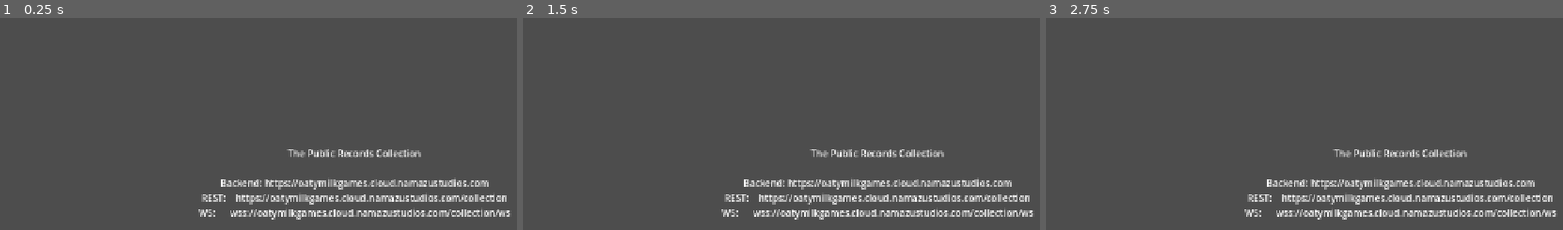
Above: before the commit, frames 1-3 (left to right).
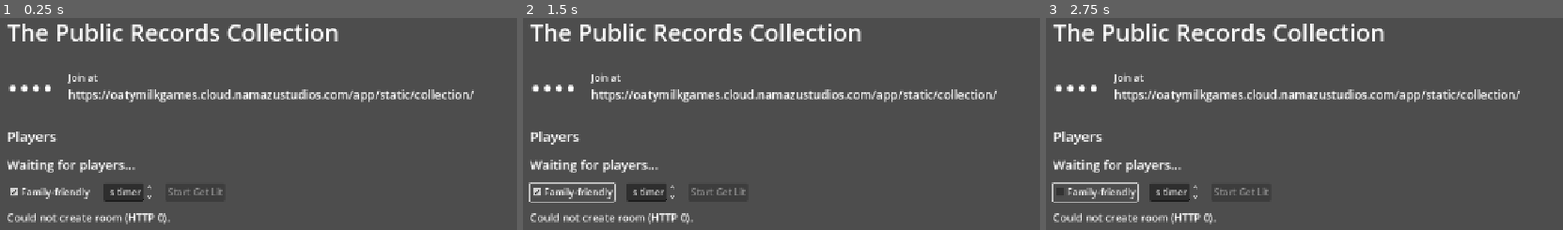
Above: after the commit, the same moments.

Repository: TheWizardOfCol/public-records-collection
Game: Godot game, scene res://scenes/Main.tscn
Same seed, same stepped clock (60 frames per second), same inputs: the game is played once before the commit and once after it.
Inputs (mouse positions are in pixels of both pictures, inside the frame that each line leads up to):
- Up to frame 1 (0.25 s): no input
- Up to frame 2 (1.5 s): click (569, 191) at 0.5 s, where only the run after the commit has a clickable "Family-friendly"; click (569, 191) at 1.25 s, where only the run after the commit has a clickable "Family-friendly"
- Up to frame 3 (2.75 s): click (1092, 191) at 2 s, where only the run after the commit has a clickable "Family-friendly"

The runs differ from the first frame. In frame 1, 12% of the frame differs, in the area x 1-99%, y 2-98%; in frame 2, 13%; in frame 3, 13%.

Commit message:
Add lobby and the Get Lit game
Server-side lobby + first game, plus the host and player clients that drive
them. Verified end-to-end on the temporary Elements instance.

Lobby:
- REST room create/snapshot (RoomsResource) + in-memory LobbyRegistry
- WebSocket @ServerEndpoint at /collection-ws/lobby (sibling of the REST
  root, since the platform dispatches REST before WS by ordered handler
  sequence, so a nested /collection/ws path is swallowed by the RS context)
- host claim / join / live roster / settings / start / close

Get Lit:
- server-authoritative state machine: select -> answer -> vote -> results
  (per-round loop) -> finished
- work library + paginated full-text passages over REST (BooksResource,
  LibraryService); content staged into the .elm classpath
- two-view broadcasting: public game view to everyone, plus a per-player
  "you" view
- scoring: normal heart 1pt, golden heart 3pts, no self-votes, one golden
  per player per round

Clients:
- Godot host: create room, show code/join URL, roster, settings, start
- players web client: join + lobby, backend environment selector

Diff:
--- a/host/src/Main.gd
+++ b/host/src/Main.gd
@@ -1,19 +1,257 @@
 extends Control
-## Main menu / lobby screen for the host display.
+## Host display / lobby for The Public Records Collection.
 ##
-## This is the native Godot "display" app the host runs: players join from
-## their phones at the URL the game shows here. This skeleton only proves the
-## project boots and resolves its backend; the lobby, room code, and per-game
-## views are built on top of it.
-
-@onready var _status: Label = $Center/Status
+## The native Godot app the host runs on the shared screen. It creates a room
+## via the REST API, then holds the lobby open over WebSocket: it shows the room
+## code and join URL for players, the live player roster, and the host-only
+## controls (settings, start). Per-game display views are layered on top of this
+## lobby state machine later.
+
+const GAME_ID := "get-lit"
+
+var _http: HTTPRequest
+var _ws := WebSocketPeer.new()
+var _host_name := "Host"
+
+var _room_code := ""
+var _host_token := ""
+
+# UI
+var _code_label: Label
+var _url_label: Label
+var _players_label: Label
+var _status_label: Label
+var _start_button: Button
+var _family_check: CheckBox
+var _timer_spin: SpinBox
 
 
 func _ready() -> void:
-	_status.text = "\n".join([
-		"The Public Records Collection",
-		"",
-		"Backend: %s" % BackendConfig.url,
-		"REST:    %s" % BackendConfig.rest_url(),
-		"WS:      %s" % BackendConfig.ws_url(),
-	])
+	for arg in OS.get_cmdline_args():
+		if arg.begins_with("--host-name="):
+			_host_name = arg.trim_prefix("--host-name=")
+
+	_build_ui()
+
+	_http = HTTPRequest.new()
+	add_child(_http)
+	_http.request_completed.connect(_on_room_created)
+
+	_set_status("Creating room…")
+	var name_param := _host_name.uri_encode()
+	_http.request(
+		"%s?hostName=%s" % [BackendConfig.rooms_url(), name_param],
+		PackedStringArray(),
+		HTTPClient.METHOD_POST
+	)
+
+
+func _process(_delta: float) -> void:
+	_ws.poll()
+	match _ws.get_ready_state():
+		WebSocketPeer.STATE_OPEN:
+			while _ws.get_available_packet_count() > 0:
+				_on_message(_ws.get_packet().get_string_from_utf8())
+		WebSocketPeer.STATE_CLOSED:
+			pass
+
+
+func _notification(what: int) -> void:
+	if what == NOTIFICATION_WM_CLOSE_REQUEST or what == NOTIFICATION_PREDELETE:
+		if _ws.get_ready_state() != WebSocketPeer.STATE_CLOSED:
+			_ws.send_text(JSON.stringify({"type": "leave"}))
+			_ws.close()
+
+
+# --- REST: create room --------------------------------------------------------
+
+func _on_room_created(_result: int, response_code: int, _headers: PackedStringArray, body: PackedByteArray) -> void:
+	if response_code != 200:
+		_set_status("Could not create room (HTTP %d)." % response_code)
+		return
+
+	var room = JSON.parse_string(body.get_string_from_utf8())
+	if typeof(room) != TYPE_DICTIONARY or not room.has("code"):
+		_set_status("Unexpected create-room response.")
+		return
+
+	_room_code = str(room["code"])
+	_host_token = str(room["hostToken"])
+	_code_label.text = _room_code
+	_url_label.text = BackendConfig.players_url()
+
+	_set_status("Connecting lobby…")
+	var err := _ws.connect_to_url(BackendConfig.lobby_ws_url())
+	if err != OK:
+		_set_status("WebSocket connect failed (error %d)." % err)
+		return
+
+	# The host message is sent once the socket opens (see _process open handler
+	# path below). We queue it by sending after the first open poll.
+	_await_open_then_host()
+
+
+func _await_open_then_host() -> void:
+	while _ws.get_ready_state() == WebSocketPeer.STATE_CONNECTING:
+		await get_tree().create_timer(0.05).timeout
+	if _ws.get_ready_state() == WebSocketPeer.STATE_OPEN:
+		_ws.send_text(JSON.stringify({
+			"type": "host", "code": _room_code, "token": _host_token,
+		}))
+		_set_status("Lobby open — waiting for players.")
+	else:
+		_set_status("Lobby connection did not open.")
+
+
+# --- WebSocket messages -------------------------------------------------------
+
+func _on_message(text: String) -> void:
+	var msg = JSON.parse_string(text)
+	if typeof(msg) != TYPE_DICTIONARY:
+		return
+
+	match str(msg.get("type", "")):
+		"welcome", "state":
+			_render_room(msg.get("room", {}))
+		"closed":
+			_set_status("Room closed: %s" % str(msg.get("reason", "")))
+			_start_button.disabled = true
+		"error":
+			_set_status("Error: %s" % str(msg.get("message", "")))
+		"pong":
+			pass
+
+
+func _render_room(room: Dictionary) -> void:
+	var players: Array = room.get("players", [])
+	var lines := PackedStringArray()
+	for p in players:
+		var tags := PackedStringArray()
+		if p.get("host", false):
+			tags.append("host")
+		if not p.get("connected", true):
+			tags.append("away")
+		var suffix := "" if tags.is_empty() else "  (%s)" % ", ".join(tags)
+		lines.append("• %s%s" % [str(p.get("name", "?")), suffix])
+	_players_label.text = "\n".join(lines) if not lines.is_empty() else "Waiting for players…"
+
+	var settings: Dictionary = room.get("settings", {})
+	_family_check.set_pressed_no_signal(bool(settings.get("familyFriendly", true)))
+	_timer_spin.set_value_no_signal(int(settings.get("answerTimerSeconds", 30)))
+
+	var phase := str(room.get("phase", "lobby"))
+	_start_button.disabled = phase != "lobby"
+	if phase == "lobby":
+		_set_status("Lobby open — %d player(s)." % players.size())
+	else:
+		_set_status("Phase: %s" % phase)
+
+
+# --- Host controls ------------------------------------------------------------
+
+func _send_settings() -> void:
+	if _ws.get_ready_state() != WebSocketPeer.STATE_OPEN:
+		return
+	_ws.send_text(JSON.stringify({
+		"type": "settings",
+		"settings": {
+			"familyFriendly": _family_check.button_pressed,
+			"answerTimerSeconds": int(_timer_spin.value),
+		},
+	}))
+
+
+func _on_start_pressed() -> void:
+	if _ws.get_ready_state() != WebSocketPeer.STATE_OPEN:
+		return
+	_ws.send_text(JSON.stringify({"type": "start", "gameId": GAME_ID}))
+
+
+# --- UI construction ----------------------------------------------------------
+
+func _build_ui() -> void:
+	for child in get_children():
+		child.queue_free()
+
+	var margin := MarginContainer.new()
+	margin.set_anchors_preset(Control.PRESET_FULL_RECT)
+	margin.add_theme_constant_override("margin_left", 48)
+	margin.add_theme_constant_override("margin_right", 48)
+	margin.add_theme_constant_override("margin_top", 36)
+	margin.add_theme_constant_override("margin_bottom", 36)
+	add_child(margin)
+
+	var root := VBoxContainer.new()
+	root.add_theme_constant_override("separation", 16)
+	margin.add_child(root)
+
+	var title := Label.new()
+	title.text = "The Public Records Collection"
+	title.add_theme_font_size_override("font_size", 40)
+	root.add_child(title)
+
+	var join_box := HBoxContainer.new()
+	join_box.add_theme_constant_override("separation", 24)
+	root.add_child(join_box)
+
+	_code_label = Label.new()
+	_code_label.add_theme_font_size_override("font_size", 72)
+	_code_label.text = "····"
+	join_box.add_child(_code_label)
+
+	var url_col := VBoxContainer.new()
+	url_col.size_flags_vertical = Control.SIZE_SHRINK_CENTER
+	join_box.add_child(url_col)
+
+	var url_caption := Label.new()
+	url_caption.text = "Join at"
+	url_col.add_child(url_caption)
+
+	_url_label = Label.new()
+	_url_label.add_theme_font_size_override("font_size", 20)
+	_url_label.text = BackendConfig.players_url()
+	url_col.add_child(_url_label)
+
+	var players_caption := Label.new()
+	players_caption.text = "Players"
+	players_caption.add_theme_font_size_override("font_size", 24)
+	root.add_child(players_caption)
+
+	_players_label = Label.new()
+	_players_label.add_theme_font_size_override("font_size", 22)
+	_players_label.text = "Waiting for players…"
+	root.add_child(_players_label)
+
+	var controls := HBoxContainer.new()
+	controls.add_theme_constant_override("separation", 20)
+	root.add_child(controls)
+
+	_family_check = CheckBox.new()
+	_family_check.text = "Family-friendly"
+	_family_check.button_pressed = true
+	_family_check.toggled.connect(func(_on: bool) -> void: _send_settings())
+	controls.add_child(_family_check)
+
+	_timer_spin = SpinBox.new()
+	_timer_spin.min_value = 5
+	_timer_spin.max_value = 300
+	_timer_spin.value = 30
+	_timer_spin.suffix = "s timer"
+	_timer_spin.value_changed.connect(func(_v: float) -> void: _send_settings())
+	controls.add_child(_timer_spin)
+
+	_start_button = Button.new()
+	_start_button.text = "Start Get Lit"
+	_start_button.disabled = true
+	_start_button.pressed.connect(_on_start_pressed)
+	controls.add_child(_start_button)
+
+	_status_label = Label.new()
+	_status_label.add_theme_font_size_override("font_size", 18)
+	root.add_child(_status_label)
+
+
+func _set_status(text: String) -> void:
+	if _status_label != null:
+		_status_label.text = text
+	print("[host] ", text)
--- a/host/src/autoload/BackendConfig.gd
+++ b/host/src/autoload/BackendConfig.gd
@@ -32,11 +32,28 @@
 
 
 func ws_url() -> String:
-	return url.replace("https://", "wss://").replace("http://", "ws://") + "/collection/ws"
+	return url.replace("https://", "wss://").replace("http://", "ws://") + "/collection-ws"
+
+
+## The lobby WebSocket players and the host connect to.
+func lobby_ws_url() -> String:
+	return ws_url() + "/lobby"
+
+
+## REST endpoint that creates a room (POST ?hostName=...).
+func rooms_url() -> String:
+	return rest_url() + "/rooms"
+
+
+## Public URL of the browser player controller (served by this Element).
+func players_url() -> String:
+	return url + "/app/static/collection/"
 
 
 func _resolve() -> String:
-	for arg in OS.get_cmdline_args():
+	var args := OS.get_cmdline_args()
+	args.append_array(OS.get_cmdline_user_args())
+	for arg in args:
 		if arg.begins_with("--backend-url="):
 			source = "command line"
 			return arg.trim_prefix("--backend-url=").trim_suffix("/")
Not shown, changed: README.md
Not shown, changed: docs/architecture.md
Not shown, changed: host/README.md
Not shown, changed: players/src/main.ts
Not shown, changed: players/src/style.css
Not shown, changed: players/vite.config.ts
Not shown, changed: server/README.md
Not shown, changed: server/api/pom.xml
Not shown, added: server/api/src/main/java/com/publicrecords/collection/getlit/AnswerView.java
Not shown, added: server/api/src/main/java/com/publicrecords/collection/getlit/GetLitPrivateView.java
Not shown, added: server/api/src/main/java/com/publicrecords/collection/getlit/GetLitPublicView.java
Not shown, added: server/api/src/main/java/com/publicrecords/collection/getlit/PassageView.java
(and 28 more such lines)
